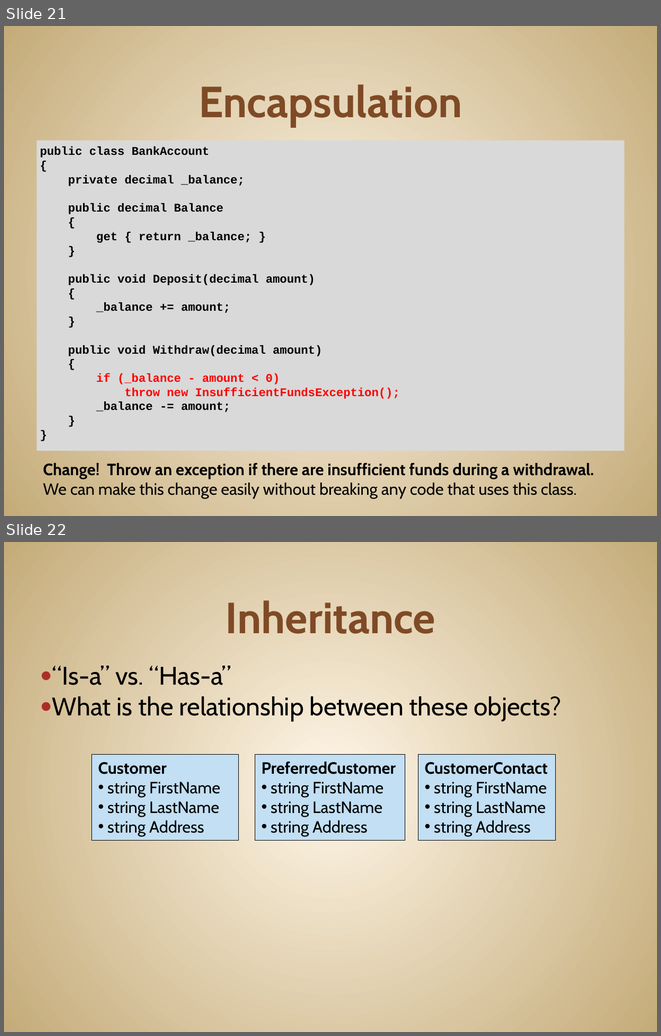
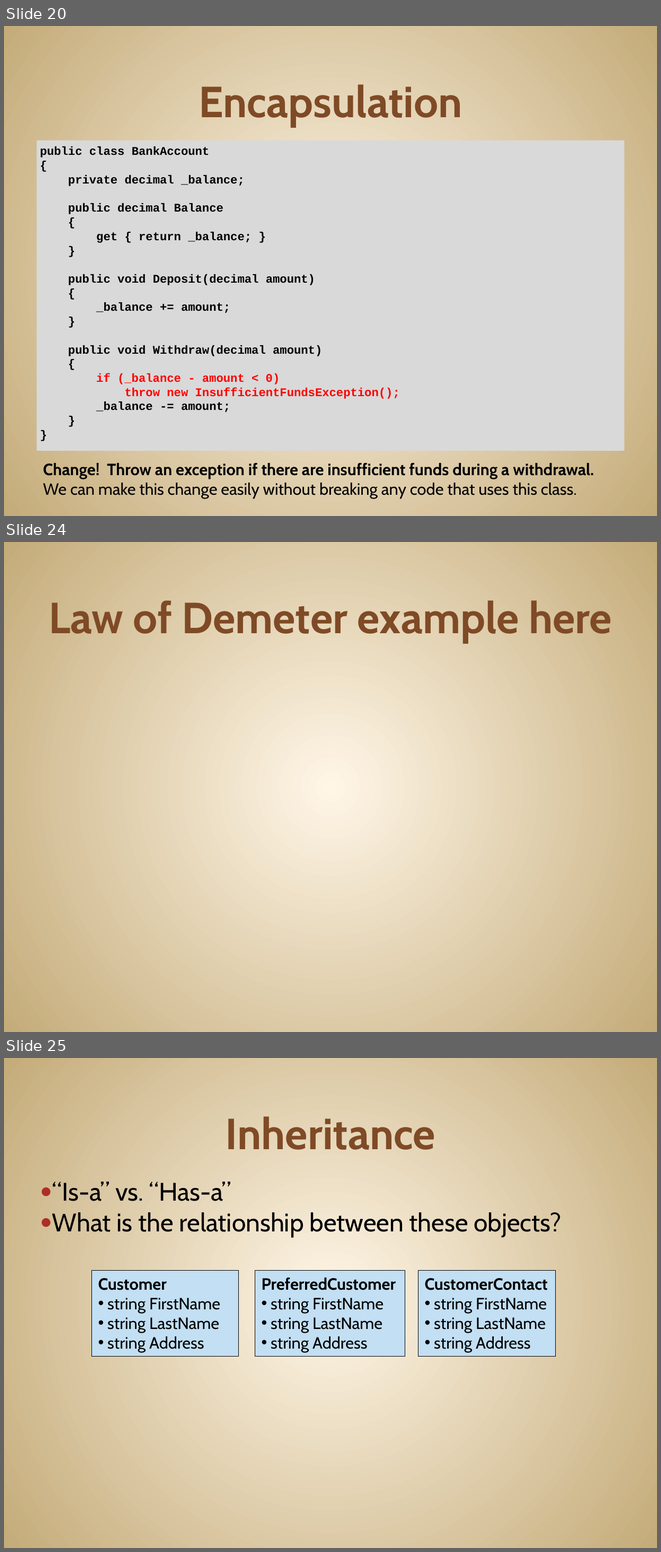
Before and after one commit to JonKruger/oop-solid-sample, a slide deck: slides/OOP-SOLID-CodeMash.pptx. Shown one above the other, each under a label of ours: slides 21 and 22 before the commit, slides 20, 24 and 25 after it; the slides between them are not shown. The pictures are 661x1036 and 661x1552 pixels, drawn with LibreOffice and Linux fonts; fonts in the diff are those of the drawing. Boxes give left, top, right and bottom in pixels: in the first picture for what was removed or moved away, otherwise in the second. Text is boxed around its words. In the diff, an @@ line names an element or a change of style, - is before the commit and + after.

```diff
--- a/slides/OOP-SOLID-CodeMash.pptx
+++ b/slides/OOP-SOLID-CodeMash.pptx
@@ slide 24 added at (4,542,657,1032), background gradient #FFF7E8 to #C4AA7A @@
@@ title added at (49,600,612,643), 48 pt, text #804B26, bold @@
+Law of Demeter example here
@@ what was slide 21 is now slide 20 @@
@@ what was slide 22 is now slide 25 @@
```
Also in this commit, not shown: 1 slide changed, 3 other slides added, 1 slide removed.
